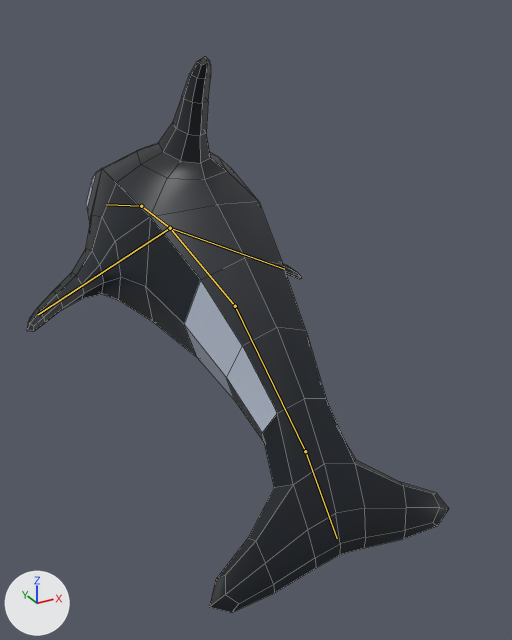
Two versions of the Blender file assets/models/Orka.blend, one commit apart.
The view is the same before and after, from a camera (50 mm lens) standing at (-1.63, -3.8, 2.24) and looking at (0.22, -0.44, 0.56). Every picture has the same lights, and +X, +Y and +Z are marked at lower left. The bones that bend it are drawn over the model as lines. Mesh edges are drawn as thin lines.

Names of what the first picture shows: 'Orka'.
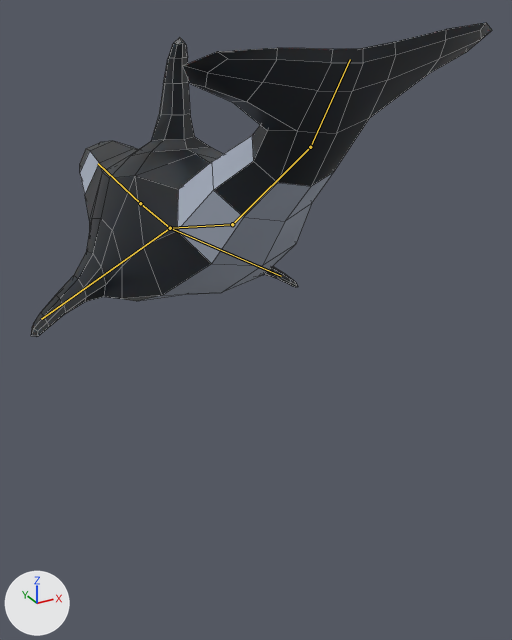
The newer file adds an action. The first version stands in its rest pose; the second is drawn at frame 16 of the action 'Swim'.

Pixel boxes [x1, y1, x2, y2] of what changed, in the pictures (512 x 640 px):
'Orka', posed (9% wider, 44% shorter): before [27, 56, 449, 613]; after [31, 23, 492, 337]
bone 'Bone', root to tip: before (170, 228) to (141, 206); after (170, 228) to (140, 203)
bone 'Bone.001', root to tip: before (141, 206) to (106, 204); after (140, 203) to (98, 163)
bone 'Bone.002', root to tip: before (170, 228) to (235, 306); after (170, 228) to (232, 224)
bone 'Bone.003', root to tip: before (235, 306) to (305, 451); after (232, 224) to (310, 147)
bone 'Bone.004', root to tip: before (305, 451) to (337, 538); after (310, 147) to (350, 59)
bone 'Bone.005', root to tip: before (170, 228) to (284, 269); after (170, 228) to (281, 276)
bone 'Bone.006', root to tip: before (170, 228) to (38, 314); after (170, 228) to (41, 319)

The change in detail:
Bone 'Bone' (bone_bone) turns from (0, 0, 0) to (1, 1, -2) degrees about its own x, y and z.
Bone 'Bone.001' (bone_bone_001) turns from (0, 0, 0) to (2, 1, -20) degrees about its own x, y and z.
Bone 'Bone.002' (bone_bone_002) turns from (0, 0, 0) to (-29, 1, 0) degrees about its own x, y and z.
Bone 'Bone.003' (bone_bone_003) turns from (0, 0, 0) to (-40, 2, -1) degrees about its own x, y and z.
Bone 'Bone.004' (bone_bone_004) turns from (0, 0, 0) to (-32, 1, -2) degrees about its own x, y and z.
Bone 'Bone.005' (bone_bone_005) turns from (0, 0, 0) to (0, 0, 3) degrees about its own x, y and z.
Bone 'Bone.006' (bone_bone_006) turns from (0, 0, 0) to (0, 0, -2) degrees about its own x, y and z.
